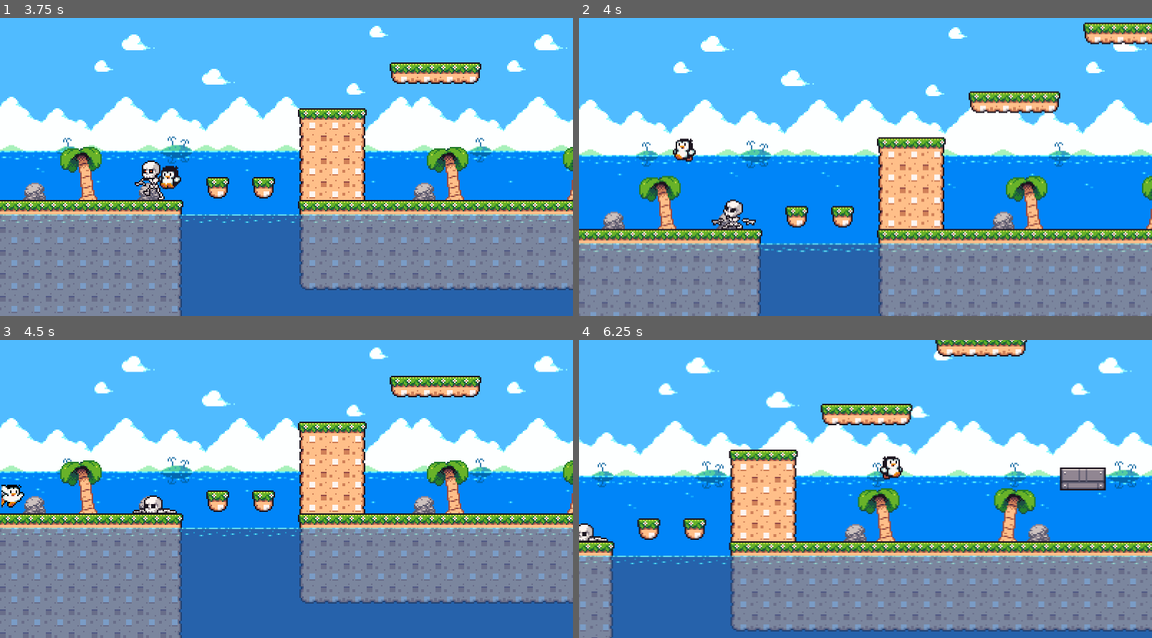
Above: before the commit, frames 1-4 (two rows, left to right).
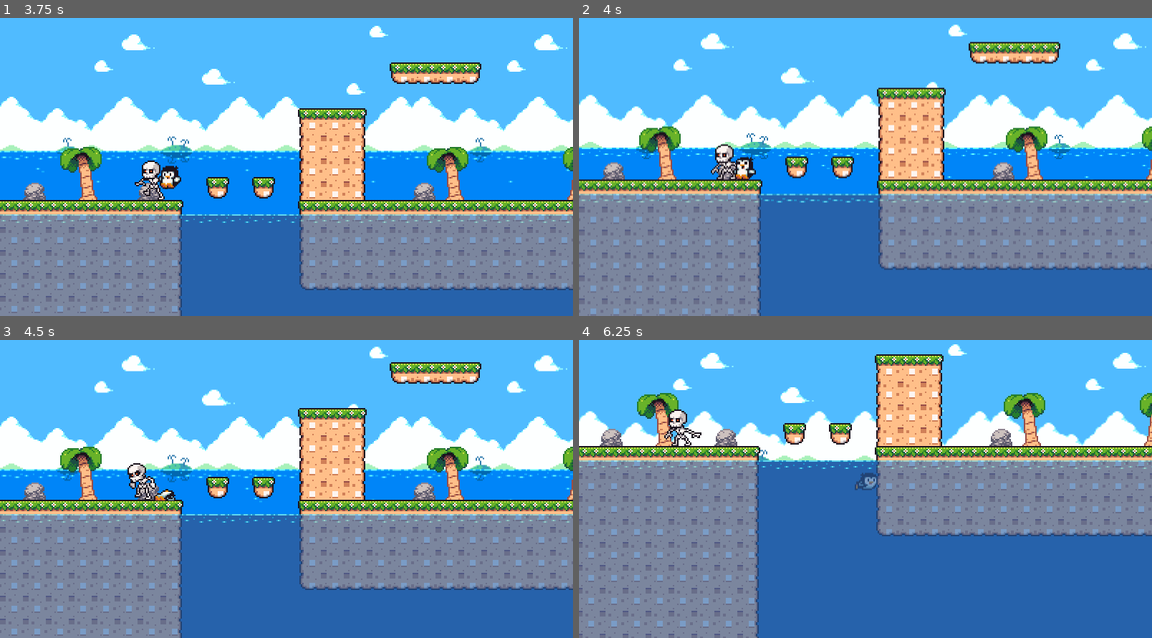
Above: after the commit, the same moments.

Repository: math490/PenguinSaga
Game: Godot game, scene res://scenes/tropic.tscn
Two runs of this game, one before a commit and one after it. Both use one fixed random seed, a clock stepped at 60 frames per second and the inputs below. This scene is started directly instead of the project's main scene.
Inputs:
- Up to frame 1 (3.75 s): tap Enter at 0.5 s; hold Right (right) 0.53-2.03 s; tap Up (jump) at 0.6, 0.77, 1.07, 1.52, 1.55, 1.82, 2.3, 2.85, 3.02, 3.32 s; tap Q (dance) at 1.35 s; hold Down (duck) 2.03-2.78 s; hold Left (left) from 2.03 s (still down); hold Q (dance) from 3.53 s (still down)
- Up to frame 2 (4 s): keep holding Left (left); keep holding Q (dance); tap Up (jump) at 3.77, 3.8 s
- Up to frame 3 (4.5 s): tap Up (jump) at 4.07 s; release Left (left) at 4.28 s; release Q (dance) at 4.28 s; hold Right (right) from 4.28 s (still down); tap Down (duck) at 4.35 s
- Up to frame 4 (6.25 s): keep holding Right (right); tap Up (jump) at 4.52, 4.55, 4.82, 5.1, 6.02, 6.05 s; tap Q (dance) at 5.85 s

Frame 1 is identical in both runs. In frame 2, 44% of the frame differs, in the area x 0-100%, y 1-100%; in frame 3, 25%; in frame 4, 73%, in the area x 0-100%, y 0-100%.

Commit message:
Feat: Swimming Collisor, AttackBox, HurtBox

Diff:
--- a/entities/player.tscn
+++ b/entities/player.tscn
@@ -339,7 +339,10 @@
 }]
 
 [sub_resource type="RectangleShape2D" id="RectangleShape2D_4jr8w"]
-size = Vector2(12, 16)
+size = Vector2(12, 15)
+
+[sub_resource type="RectangleShape2D" id="RectangleShape2D_pir0n"]
+size = Vector2(13, 1.5)
 
 [node name="Player" type="CharacterBody2D" unique_id=1388732367 groups=["Player"]]
 collision_layer = 2
@@ -347,7 +350,6 @@
 script = ExtResource("1_b0kkn")
 
 [node name="CollisionShape2D" type="CollisionShape2D" parent="." unique_id=542235711]
-visible = false
 z_index = 2
 shape = SubResource("CapsuleShape2D_4jr8w")
 
@@ -358,12 +360,21 @@
 autoplay = "idle"
 
 [node name="Hitbox" type="Area2D" parent="." unique_id=1388780768 groups=["Player"]]
-visible = false
 collision_layer = 2
 collision_mask = 56
 
 [node name="CollisionShape2D" type="CollisionShape2D" parent="Hitbox" unique_id=1093225838]
+position = Vector2(0, -0.5)
 shape = SubResource("RectangleShape2D_4jr8w")
+
+[node name="AttackBox" type="Area2D" parent="." unique_id=1690987363 groups=["Player"]]
+collision_layer = 2
+collision_mask = 8
+
+[node name="CollisionShape2D" type="CollisionShape2D" parent="AttackBox" unique_id=485666491]
+position = Vector2(0, 7.25)
+shape = SubResource("RectangleShape2D_pir0n")
+debug_color = Color(0.9817175, 0, 0.37272203, 0.41960785)
 
 [node name="Timer" type="Timer" parent="." unique_id=1880159943]
 one_shot = true
@@ -383,5 +394,6 @@
 [connection signal="area_entered" from="Hitbox" to="." method="_on_hitbox_area_entered"]
 [connection signal="body_entered" from="Hitbox" to="." method="_on_hitbox_body_entered"]
 [connection signal="body_exited" from="Hitbox" to="." method="_on_hitbox_body_exited"]
+[connection signal="area_entered" from="AttackBox" to="." method="_on_attack_box_area_entered"]
 [connection signal="timeout" from="Timer" to="." method="_on_timer_timeout"]
 [connection signal="timeout" from="SitTimer" to="." method="_on_sit_timer_timeout"]
--- a/entities/skeleton.tscn
+++ b/entities/skeleton.tscn
@@ -154,7 +154,10 @@
 height = 26.0
 
 [sub_resource type="RectangleShape2D" id="RectangleShape2D_4jr8w"]
-size = Vector2(12, 26)
+size = Vector2(12, 24)
+
+[sub_resource type="RectangleShape2D" id="RectangleShape2D_pir0n"]
+size = Vector2(13, 2)
 
 [node name="Skeleton" type="CharacterBody2D" unique_id=1858348623]
 collision_layer = 8
@@ -173,8 +176,17 @@
 collision_mask = 2
 
 [node name="CollisionShape2D" type="CollisionShape2D" parent="Hitbox" unique_id=2074150249]
-position = Vector2(2, 3)
+position = Vector2(2, 4)
 shape = SubResource("RectangleShape2D_4jr8w")
+
+[node name="HurtBox" type="Area2D" parent="." unique_id=1145443170 groups=["Hurtbox"]]
+collision_layer = 8
+collision_mask = 2
+
+[node name="CollisionShape2D" type="CollisionShape2D" parent="HurtBox" unique_id=1068114667]
+position = Vector2(2.5, -9)
+shape = SubResource("RectangleShape2D_pir0n")
+debug_color = Color(0.9836336, 0, 0.35556325, 0.41960785)
 
 [node name="WallDetector" type="RayCast2D" parent="." unique_id=1143331919]
 position = Vector2(0, 12)
--- a/project.godot
+++ b/project.godot
@@ -28,6 +28,7 @@
 Enemies=""
 Lethal_Area=""
 Water=""
+Hurtbox=""
 
 [input]
 
--- a/scripts/player.gd
+++ b/scripts/player.gd
@@ -21,6 +21,8 @@
 @onready var hitbox_collision_shape: CollisionShape2D = $Hitbox/CollisionShape2D
 @onready var right_wall_detector: RayCast2D = $RightWallDetector
 @onready var left_wall_detector: RayCast2D = $LeftWallDetector
+@onready var attack_box: Area2D = $AttackBox
+@onready var attack_box_collision_shape: CollisionShape2D = $AttackBox/CollisionShape2D
 
 @export var max_speed = 180.0
 @export var acceleration = 400
@@ -125,6 +127,7 @@
 func go_to_swimming_state():
 	status = PlayerState.swimming
 	anim.play("swimming")
+	set_swimming_collider()
 	velocity.y = min(velocity.y, 200)
 
 func go_to_dancing_state():
@@ -351,10 +354,22 @@
 
 	hitbox_collision_shape.shape.size.y = 16
 	hitbox_collision_shape.position.y = 0
+	attack_box_collision_shape.position.y = 7.25
+
+func set_swimming_collider():
+	collision_shape_2d.shape.radius = 6
+	collision_shape_2d.shape.height = 12
+
+	hitbox_collision_shape.shape.size.y = 12
+	attack_box_collision_shape.position.y = 6
+
+func _on_attack_box_area_entered(area: Area2D) -> void:
+	if area.is_in_group("Hurtbox"):
+		attack_enemie(area)
 
 func _on_hitbox_area_entered(area: Area2D) -> void:
 	if area.is_in_group("Enemies"):
-		hit_enemy(area)
+		hit_enemy()
 	elif area.is_in_group("Lethal_Area"):
 		hit_lethal_area()
 
@@ -367,16 +382,17 @@
 func _on_hitbox_body_exited(body: Node2D) -> void:
 	if body.is_in_group("Water"):
 		jump_count = 0
-		go_to_jump_state()
-
-func hit_enemy(area: Area2D):
-	if velocity.y > 0:
-		# inimigo morre
-		area.get_parent().take_damage()
-		go_to_jump_state()
-	else:
-		# player morre
-		go_to_dead_state()
+		set_normal_collider()
+		go_to_jump_state()
+
+func hit_enemy():
+	# player morre
+	go_to_dead_state()
+
+func attack_enemie(area: Area2D):
+	# inimigo morre
+	area.get_parent().take_damage()
+	go_to_jump_state()
 
 func hit_lethal_area():
 	go_to_dead_state()
--- a/scripts/skeleton.gd
+++ b/scripts/skeleton.gd
@@ -14,6 +14,7 @@
 @onready var ground_detector: RayCast2D = $GroundDetector
 @onready var player_detector: RayCast2D = $PlayerDetector
 @onready var bone_start_position: Node2D = $BoneStartPosition
+@onready var hurt_box: Area2D = $HurtBox
 
 const SPEED = 30.0
 const JUMP_VELOCITY = -400.0
@@ -49,6 +50,7 @@
 	status = SkeletonState.dead
 	anim.play("dead")
 	hitbox.process_mode = Node.PROCESS_MODE_DISABLED
+	hurt_box.process_mode = Node.PROCESS_MODE_DISABLED
 	velocity = Vector2.ZERO
 
 func go_to_attack_state():
